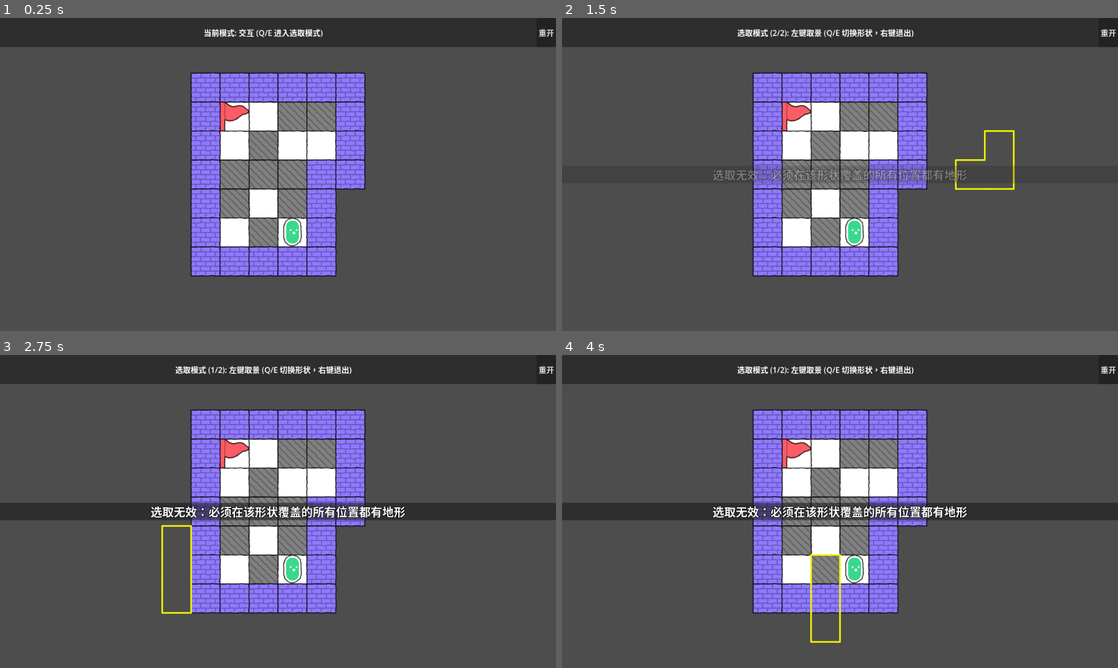
Above: before the commit, frames 1-4 (two rows, left to right).
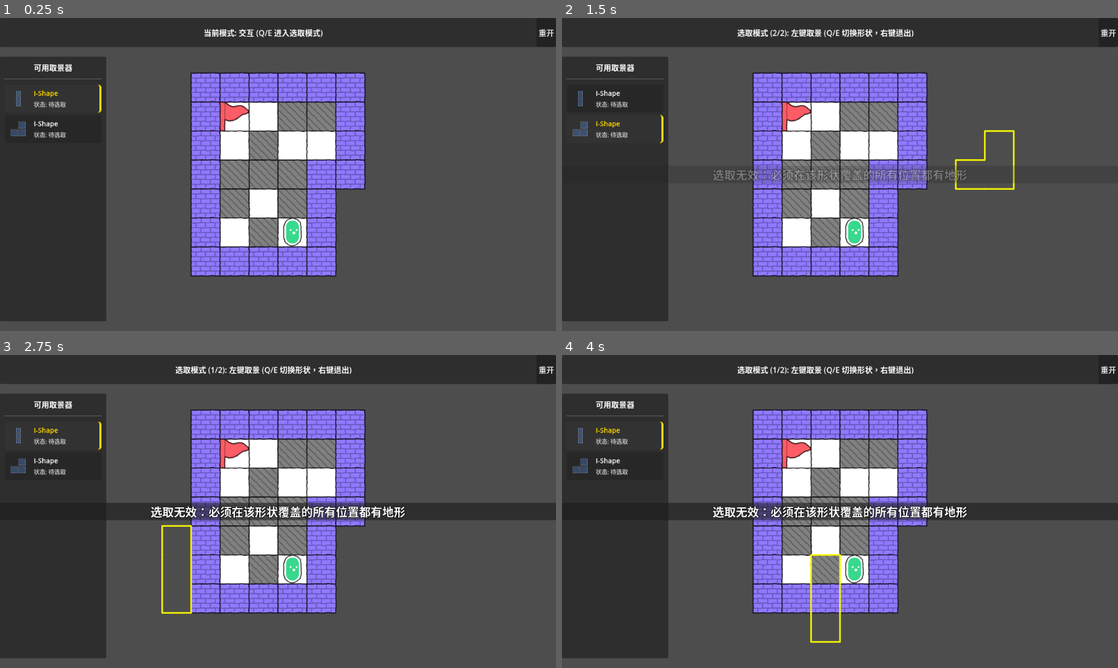
Above: after the commit, the same moments.

Repository: 494311870/jam-mask
Game: Godot game, scene res://scenes/main.tscn
The game is run twice, just before and just after one commit, with the same random seed, the same clock (stepped at 60 frames per second) and the same inputs.
Inputs (mouse positions are in pixels of both pictures, inside the frame that each line leads up to):
- Up to frame 1 (0.25 s): no input
- Up to frame 2 (1.5 s): click "重开" at 0.5 s; tap Enter at 1.25 s; move the mouse to (962, 158) at 1.27 s; hold D (move_right) from 1.28 s (still down); tap Q at 1.35 s; click (962, 158) at 1.42 s
- Up to frame 3 (2.75 s): tap E at 1.55, 2.1 s; tap Space at 2 s; move the mouse to (166, 527) at 2.02 s; release D (move_right) at 2.03 s; hold S (move_down) from 2.03 s (still down); click (166, 527) at 2.17 s; tap Q at 2.3 s
- Up to frame 4 (4 s): tap Enter at 2.75 s; move the mouse to (895, 442) at 2.77 s; release S (move_down) at 2.78 s; hold D (move_right) 2.78-3.53 s; tap Q at 2.85, 3.8 s; click (895, 442) at 2.92 s; tap E at 3.05, 3.6 s; tap Space at 3.5 s; move the mouse to (812, 574) at 3.52 s; hold W (move_up) from 3.53 s (still down); click (812, 574) at 3.67 s

The runs differ from the first frame. In frame 1, 16% of the frame differs, in the area x 0-20%, y 12-97%; in frame 2, 15%; in frame 3, 15%; in frame 4, 15%.

Commit message:
feat: 取景器预览

Diff:
--- /dev/null
+++ b/scenes/viewfinder/shape_inventory_ui.gd
@@ -0,0 +1,150 @@
+extends Control
+
+## 取景器形状预览 UI
+## 显示当前可用的形状列表以及它们缓存的内容
+
+@export var viewfinder_system: ViewfinderSystem
+@onready var container: VBoxContainer = %VBoxContainer
+
+func _ready() -> void:
+	if not viewfinder_system:
+		# 尝试从场景中找
+		viewfinder_system = get_tree().get_first_node_in_group("viewfinder_system")
+		if not viewfinder_system:
+			# 如果还没找到，等之后手动赋值
+			pass
+
+	if viewfinder_system:
+		viewfinder_system.shapes_changed.connect(refresh)
+		refresh()
+
+## 刷新整个列表
+func refresh() -> void:
+	# 清空现有子节点
+	for child in container.get_children():
+		child.queue_free()
+
+	if not viewfinder_system:
+		return
+
+	var active_resources = viewfinder_system.active_shape_resources
+	var caches = viewfinder_system.active_shape_caches
+	var current_idx = viewfinder_system.active_shape_index
+
+	for i in range(active_resources.size()):
+		var shape_res = active_resources[i]
+		var cache = caches[i]
+		var is_selected = (i == current_idx)
+
+		var item_ui = _create_item_ui(shape_res, cache, is_selected)
+		container.add_child(item_ui)
+
+func _create_item_ui(shape_res: SelectorShape, cache: Variant, is_selected: bool) -> Control:
+	var panel = PanelContainer.new()
+	var style: StyleBoxFlat = StyleBoxFlat.new()
+	style.bg_color = Color(0.15, 0.15, 0.15, 0.9)
+	style.corner_radius_top_left = 5
+	style.corner_radius_top_right = 5
+	style.corner_radius_bottom_left = 5
+	style.corner_radius_bottom_right = 5
+
+	if is_selected:
+		style.bg_color = Color(0.2, 0.2, 0.2, 0.9)
+		style.border_width_right = 4
+		style.border_color = Color.GOLD
+	panel.add_theme_stylebox_override("panel", style)
+
+	var margin = MarginContainer.new()
+	margin.add_theme_constant_override("margin_left", 8)
+	margin.add_theme_constant_override("margin_right", 8)
+	margin.add_theme_constant_override("margin_top", 8)
+	margin.add_theme_constant_override("margin_bottom", 8)
+	panel.add_child(margin)
+
+	var hbox = HBoxContainer.new()
+	hbox.set("theme_override_constants/separation", 12)
+	margin.add_child(hbox)
+
+	# 形状图形预览
+	var preview_rect = Control.new()
+	preview_rect.custom_minimum_size = Vector2(40, 40)
+	preview_rect.draw.connect(func(): _draw_shape_preview(preview_rect, shape_res.cells, cache))
+	hbox.add_child(preview_rect)
+
+	var vbox = VBoxContainer.new()
+	vbox.size_flags_horizontal = SIZE_EXPAND_FILL
+	hbox.add_child(vbox)
+
+	# 形状名称
+	var label = Label.new()
+	label.text = shape_res.shape_name
+	label.add_theme_font_size_override("font_size", 14)
+	if is_selected:
+		label.add_theme_color_override("font_color", Color.GOLD)
+	vbox.add_child(label)
+
+	# 状态/内容描述
+	var status_label = Label.new()
+	status_label.add_theme_font_size_override("font_size", 12)
+	if cache:
+		status_label.text = "状态: 已填充内容"
+		status_label.add_theme_color_override("font_color", Color.SPRING_GREEN)
+	else:
+		status_label.text = "状态: 待选取"
+		status_label.add_theme_color_override("font_color", Color.GRAY)
+	vbox.add_child(status_label)
+
+	return panel
+
+func _draw_shape_preview(canvas: Control, cells: Array[Vector2i], cache: Variant) -> void:
+	if cells.is_empty():
+		return
+
+	# 计算包围盒以便居中显示
+	var min_v = cells[0]
+	var max_v = cells[0]
+	for c in cells:
+		min_v.x = min(min_v.x, c.x)
+		min_v.y = min(min_v.y, c.y)
+		max_v.x = max(max_v.x, c.x)
+		max_v.y = max(max_v.y, c.y)
+
+	var size = max_v - min_v + Vector2i.ONE
+	var cell_size = min(canvas.size.x / size.x, canvas.size.y / size.y) * 0.8
+	var offset = (canvas.size - Vector2(size) * cell_size) / 2.0
+
+	# 获取图集
+	var tile_set: TileSet = null
+	if viewfinder_system and viewfinder_system.terrain_layer:
+		tile_set = viewfinder_system.terrain_layer.tile_set
+
+	# 将缓存的内容转为 Map 方便查找
+	var cached_tiles_map = {}
+	if cache and cache.has("tiles"):
+		for t in cache["tiles"]:
+			cached_tiles_map[t["offset"]] = t
+
+	for c in cells:
+		var rect = Rect2(offset + Vector2(c - min_v) * cell_size, Vector2(cell_size, cell_size))
+
+		var tile_info = cached_tiles_map.get(c)
+		if tile_info and tile_set:
+			# 如果有缓存内容，绘制实际贴图
+			var source_id = tile_info["source_id"]
+			var atlas_coords = tile_info["atlas_coords"]
+			var modulate = tile_info.get("modulate", Color.WHITE)
+
+			var source = tile_set.get_source(source_id)
+			if source is TileSetAtlasSource:
+				var tex = source.texture
+				var region = source.get_tile_texture_region(atlas_coords)
+				canvas.draw_texture_rect_region(tex, rect, region, modulate)
+			else:
+				# 回退方案
+				canvas.draw_rect(rect.grow(-1), modulate)
+		else:
+			# 没填充内容时显示半透明蓝色底（示意）
+			canvas.draw_rect(rect.grow(-1), Color(0.3, 0.5, 0.8, 0.4))
+
+		# 始终绘制细线边框以区分格子
+		canvas.draw_rect(rect.grow(-1), Color(1, 1, 1, 0.2), false, 1.0)
--- /dev/null
+++ b/scenes/viewfinder/shape_inventory_ui.tscn
@@ -0,0 +1,54 @@
+[gd_scene load_steps=2 format=3 uid="uid://cx6q8p7v8n2y"]
+
+[ext_resource type="Script" uid="uid://coyunfstfyaan" path="res://scenes/viewfinder/shape_inventory_ui.gd" id="1_inventory"]
+
+[node name="ShapeInventoryUI" type="Control"]
+layout_mode = 3
+anchors_preset = 9
+anchor_bottom = 1.0
+offset_right = 200.0
+grow_vertical = 2
+mouse_filter = 2
+script = ExtResource("1_inventory")
+
+[node name="Panel" type="Panel" parent="."]
+layout_mode = 1
+anchors_preset = 15
+anchor_right = 1.0
+anchor_bottom = 1.0
+grow_horizontal = 2
+grow_vertical = 2
+
+[node name="MarginContainer" type="MarginContainer" parent="Panel"]
+layout_mode = 1
+anchors_preset = 15
+anchor_right = 1.0
+anchor_bottom = 1.0
+grow_horizontal = 2
+grow_vertical = 2
+theme_override_constants/margin_left = 10
+theme_override_constants/margin_top = 10
+theme_override_constants/margin_right = 10
+theme_override_constants/margin_bottom = 10
+
+[node name="VBoxContainer" type="VBoxContainer" parent="Panel/MarginContainer"]
+layout_mode = 2
+theme_override_constants/separation = 10
+
+[node name="Title" type="Label" parent="Panel/MarginContainer/VBoxContainer"]
+layout_mode = 2
+text = "可用取景器"
+horizontal_alignment = 1
+
+[node name="HSeparator" type="HSeparator" parent="Panel/MarginContainer/VBoxContainer"]
+layout_mode = 2
+
+[node name="ScrollContainer" type="ScrollContainer" parent="Panel/MarginContainer/VBoxContainer"]
+layout_mode = 2
+size_flags_vertical = 3
+
+[node name="VBoxContainer" type="VBoxContainer" parent="Panel/MarginContainer/VBoxContainer/ScrollContainer"]
+unique_name_in_owner = true
+layout_mode = 2
+size_flags_horizontal = 3
+theme_override_constants/separation = 5
--- a/scenes/viewfinder/viewfinder_system.gd
+++ b/scenes/viewfinder/viewfinder_system.gd
@@ -22,7 +22,10 @@
 		_on_mode_changed()
 
 var active_shapes: Array[Array] = DEFAULT_SHAPES
-var active_shape_index: int = 0
+var active_shape_index: int = 0:
+	set(value):
+		active_shape_index = value
+		shapes_changed.emit()
 
 # Array of TileDataInfo or similar
 var copied_tiles: Array = []
@@ -37,6 +40,11 @@
 ## 缓存每个形状对应的已取景内容 (与 active_shapes 索引一一对应)
 var active_shape_caches: Array = []
 
+## 新增：记录当前可用的 SelectorShape 资源，用于 UI 显示
+var active_shape_resources: Array[SelectorShape] = []
+
+signal shapes_changed
+
 @onready var btn_interact: Button = %BtnInteract
 @onready var btn_select: Button = %BtnSelect
 @onready var btn_move: Button = %BtnMove
@@ -67,13 +75,21 @@
 	pasted_shapes.clear()
 	occupied_cells.clear()
 	active_shape_caches.clear()
+	active_shape_resources.clear()
 
 	if not shapes.is_empty():
 		active_shapes = []
+		active_shape_resources = shapes.duplicate()
 		for s in shapes:
 			active_shapes.append(s.cells)
 	else:
 		active_shapes = DEFAULT_SHAPES.duplicate(true)
+		# 如果没有传入 shapes，也可以考虑生成默认的 SelectorShape 资源以便 UI 显示
+		for i in range(active_shapes.size()):
+			var s = SelectorShape.new()
+			s.shape_name = "形状 %d" % (i + 1)
+			s.cells = active_shapes[i]
+			active_shape_resources.append(s)
 
 	active_shape_caches.resize(active_shapes.size())
 	active_shape_caches.fill(null)
@@ -84,6 +100,7 @@
 		_setup_preview_layer()
 
 	current_mode = Mode.INTERACT
+	shapes_changed.emit()
 
 func _on_mode_changed():
 	queue_redraw()
@@ -149,6 +166,7 @@
 
 			_on_mode_changed()
 			_update_overlay()
+			shapes_changed.emit()
 
 	if current_mode == Mode.INTERACT:
 		return
@@ -171,8 +189,10 @@
 		elif event.button_index == MOUSE_BUTTON_RIGHT and event.pressed:
 			if current_mode == Mode.MOVE:
 				copied_tiles.clear()
+				active_shape_caches[active_shape_index] = null
 				current_mode = Mode.SELECT
 				tip_ui.show_tip("已取消取景内容")
+				shapes_changed.emit()
 			elif current_mode == Mode.SELECT:
 				current_mode = Mode.INTERACT
 
@@ -264,18 +284,31 @@
 
 		var atlas_coords: Vector2i = terrain_layer.get_cell_atlas_coords(coords)
 		var alternative_tile: int = terrain_layer.get_cell_alternative_tile(coords)
+		var tile_data: TileData = terrain_layer.get_cell_tile_data(coords)
+		var modulate: Color = Color.WHITE
+		if tile_data:
+			modulate = tile_data.modulate
 
 		new_tiles.append({
 			"offset": offset,
 			"source_id": source_id,
 			"atlas_coords": atlas_coords,
-			"alternative_tile": alternative_tile
+			"alternative_tile": alternative_tile,
+			"modulate": modulate
 		})
 
 	selection_rect = Rect2i(min_p, max_p - min_p + Vector2i.ONE)
 	copied_tiles = new_tiles
+
+	# 更新缓存
+	active_shape_caches[active_shape_index] = {
+		"tiles": copied_tiles.duplicate(true),
+		"rect": selection_rect
+	}
+
 	tip_ui.show_tip("选取成功：已捕获 " + str(copied_tiles.size()) + " 个图块")
 	current_mode = Mode.MOVE
+	shapes_changed.emit()
 
 func _can_place_at(target_pos: Vector2i) -> bool:
 	if copied_tiles.is_empty():
@@ -312,6 +345,7 @@
 	# 每个形状只能使用一次
 	active_shapes.remove_at(active_shape_index)
 	active_shape_caches.remove_at(active_shape_index)
+	active_shape_resources.remove_at(active_shape_index)
 
 	if not active_shapes.is_empty():
 		active_shape_index = active_shape_index % active_shapes.size()
@@ -320,6 +354,7 @@
 
 	copied_tiles.clear()
 	current_mode = Mode.INTERACT
+	shapes_changed.emit()
 
 func _process(_delta: float) -> void:
 	if current_mode == Mode.MOVE:
--- a/scenes/viewfinder/viewfinder_system.tscn
+++ b/scenes/viewfinder/viewfinder_system.tscn
@@ -1,7 +1,8 @@
-[gd_scene load_steps=3 format=3 uid="uid://bfvtfqii1ytgf"]
+[gd_scene load_steps=4 format=3 uid="uid://bfvtfqii1ytgf"]
 
 [ext_resource type="Script" uid="uid://dy6si7stf21j6" path="res://scenes/viewfinder/viewfinder_system.gd" id="1_vfs"]
 [ext_resource type="PackedScene" uid="uid://bl6qtwotfl4wm" path="res://scenes/viewfinder/tip_ui.tscn" id="2_tt4el"]
+[ext_resource type="PackedScene" uid="uid://cx6q8p7v8n2y" path="res://scenes/viewfinder/shape_inventory_ui.tscn" id="3_inv"]
 
 [node name="ViewfinderSystem" type="Node2D" groups=["viewfinder_system"]]
 script = ExtResource("1_vfs")
@@ -16,6 +17,12 @@
 grow_horizontal = 2
 grow_vertical = 2
 mouse_filter = 2
+
+[node name="ShapeInventoryUI" parent="ViewfinderUI/Control" instance=ExtResource("3_inv")]
+layout_mode = 1
+offset_top = 80.0
+offset_right = 220.0
+offset_bottom = -20.0
 
 [node name="Panel" type="Panel" parent="ViewfinderUI/Control"]
 custom_minimum_size = Vector2(0, 60)
Not shown, added: scenes/viewfinder/shape_inventory_ui.gd.uid
